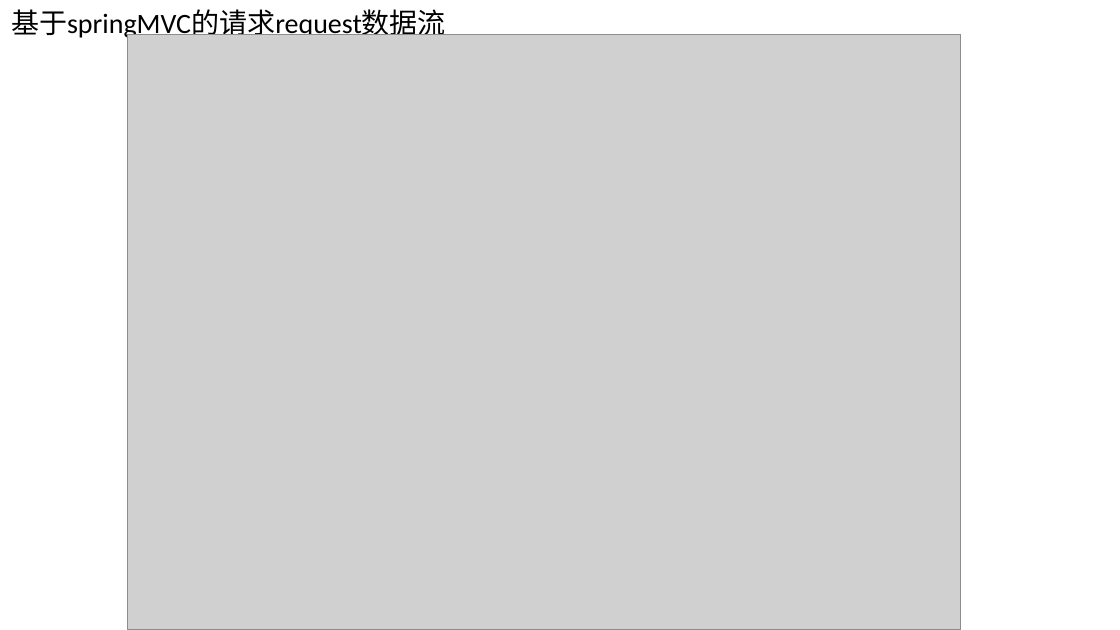
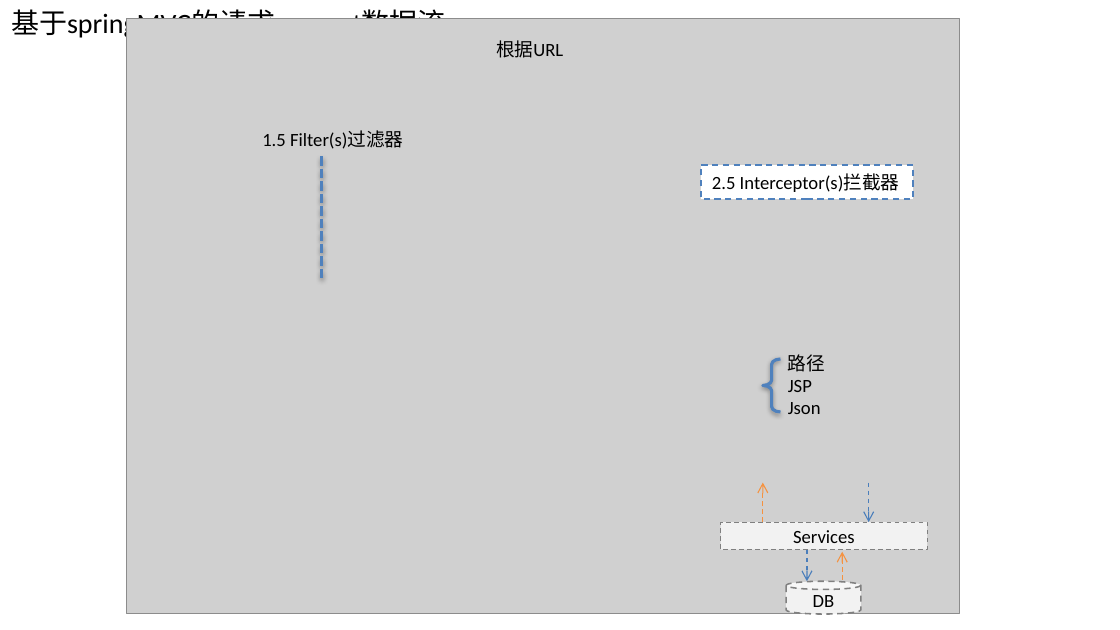
Before and after one commit to SherryLang/javalearning, a slide deck: slide 2 of issueImages/web context loading process.pptx. Drawn at 1120x630 pixels with LibreOffice and Linux fonts; fonts in the diff are those of the drawing; grey boxes stand for pictures. Boxes give left, top, right and bottom in pixels: in the first picture for what was removed or moved away, otherwise in the second. Text is boxed around its words. In the diff, an @@ line names an element or a change of style, - is before the commit and + after.

```diff
--- a/issueImages/web context loading process.pptx
+++ b/issueImages/web context loading process.pptx
@@ picture: place and size @@
-picture at box(128, 35, 961, 630)
+picture at box(127, 18, 960, 614)
@@ text added at box(496, 40, 563, 58), 12 pt, text #000000 @@
+根据URL
@@ text added at box(262, 131, 404, 149), 12 pt, text #000000 @@
+1.5 Filter(s)过滤器
@@ line added from (321, 157) to (321, 280), #4F81BD 2 pt dashed @@
@@ rectangle added at box(701, 165, 913, 198), fill #FFFFFF, outline #4F81BD 1 pt dashed, 12 pt, text #000000 @@
+2.5 Interceptor(s)拦截器
@@ text added at box(788, 354, 825, 414), 12 pt, text #000000 @@
+路径
+JSP
+Json
@@ left brace added at box(763, 360, 781, 412), outline #4F81BD 2 pt @@
@@ arrow added from (763, 522) to (763, 483), #F69240 0.75 pt dashed @@
@@ arrow added from (869, 483) to (869, 522), #4B7EBC 0.75 pt dashed @@
@@ rectangle added at box(721, 522, 927, 550), fill #F2F2F2, outline #808080 0.75 pt dashed, 12 pt, text #000000 @@
+Services
@@ arrow added from (806, 550) to (806, 581), #4B7EBC 0.75 pt dashed @@
@@ arrow added from (842, 579) to (842, 552), #F69240 0.75 pt dashed @@
@@ cylinder added at box(786, 581, 861, 614), fill #F2F2F2, outline #808080 1 pt dashed, 12 pt, text #000000 @@
+DB
```
Also in this commit, not shown: 1 other slide changed.
